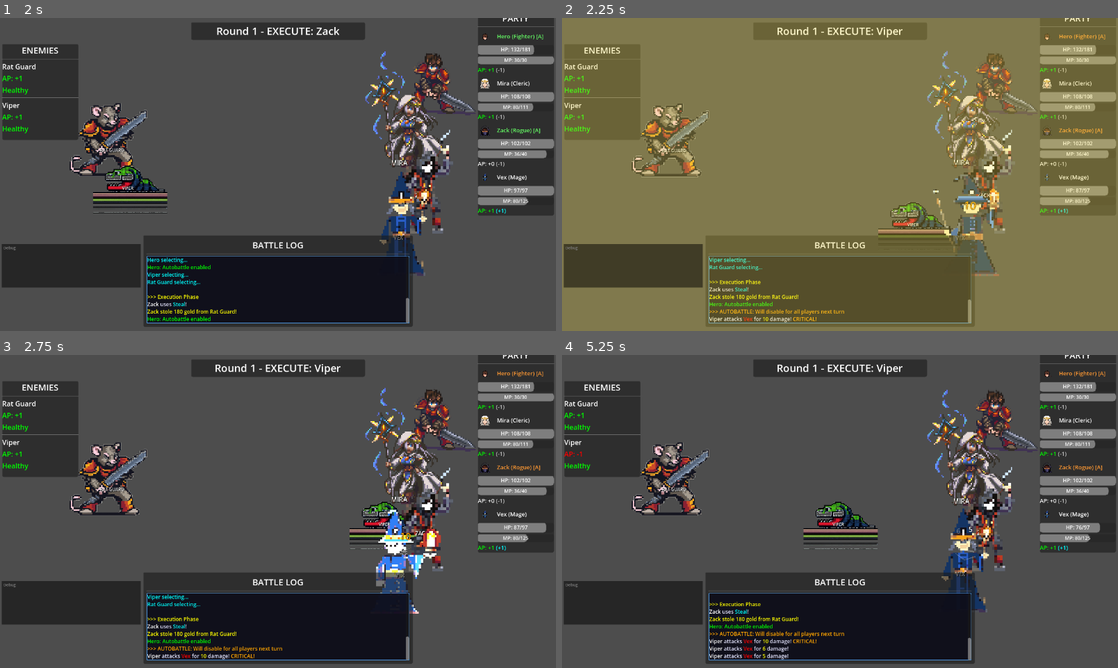
Above: before the commit, frames 1-4 (two rows, left to right).
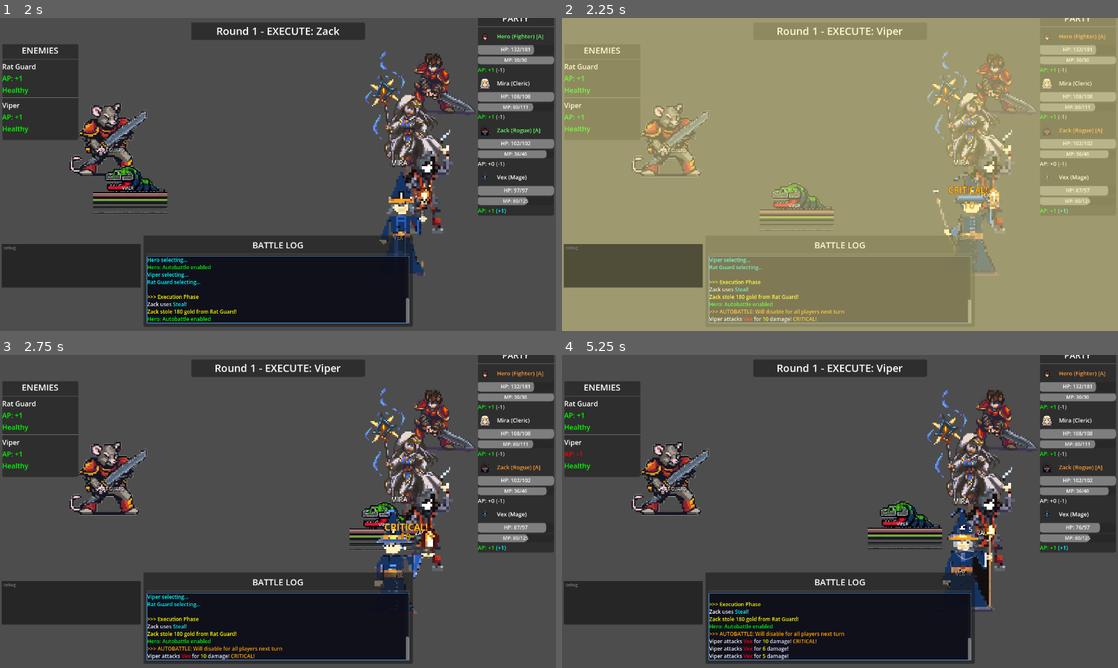
Above: after the commit, the same moments.

Repository: struktured-labs/cowardly-irregular
Game: Godot game, scene res://src/battle/BattleScene.tscn
Same seed, same stepped clock (60 frames per second), same inputs: the game is played once before the commit and once after it. This scene is started directly instead of the project's main scene.
Inputs (mouse positions are in pixels of both pictures, inside the frame that each line leads up to):
- Up to frame 1 (2 s): tap Enter at 0.5 s; move the mouse to (400, 158) at 0.52 s; hold Right (ui_right) 0.53-1.25 s; hold R (battle_advance) 0.53-1.25 s; click (400, 158) at 0.67 s; tap Z (ui_accept) at 0.77, 1.07 s; drag from (166, 190) to (250, 237) at 1.27 s
- Up to frame 2 (2.25 s): move the mouse to (895, 105) at 2.02 s; hold Right (ui_right) from 2.03 s (still down); hold Tab (battle_toggle_auto) from 2.03 s (still down); click (895, 105) at 2.17 s
- Up to frame 3 (2.75 s): keep holding Right (ui_right); keep holding Tab (battle_toggle_auto)
- Up to frame 4 (5.25 s): release Right (ui_right) at 2.75 s; release Tab (battle_toggle_auto) at 2.75 s; drag from (812, 574) to (673, 464) at 2.77 s; move the mouse to (1006, 558) at 3.52 s; hold Left (ui_left) 3.53-4.25 s; tap E (camera_rotate_right) at 3.6 s; click (1006, 558) at 3.67 s; tap Z (ui_accept) at 3.77, 4.07 s; drag from (673, 464) to (756, 433) at 4.27 s; move the mouse to (867, 511) at 5.02 s; hold Down (ui_down) from 5.03 s (still down); tap Alt at 5.1 s; click (867, 511) at 5.17 s

Frame 1 is identical in both runs. In frame 2, 94% of the frame differs, in the area x 0-100%, y 0-100%; in frame 3, 2.9%; in frame 4, 4.9%.

Commit message:
feat: critical hit visual overhaul + battle results SFX
Critical hits: hitlag (80ms freeze), sprite flash, CRITICAL! banner,
screen flash, damage wobble. Crits now feel impactful.

Battle results SFX: level_up chime, gold_pickup coins, exp_tick pip.

Cherry-picked from cowir-battle + cowir-sfx.

Co-Authored-By: Claude Opus 4.6 (1M context) <noreply@anthropic.com>

Diff:
--- a/data/sfx_manifest.json
+++ b/data/sfx_manifest.json
@@ -253,6 +253,24 @@
       "prompt": "Digital void ambience, low electronic hum with occasional data crackle, quiet circuit board buzz, sparse glitchy artifacts in a vast empty digital space",
       "duration_seconds": 5.0,
       "prompt_influence": 0.6
+    },
+    "level_up": {
+      "file": "assets/audio/sfx/level_up.ogg",
+      "prompt": "Triumphant ascending chime cascade, bright crystalline notes climbing upward like a classic RPG level up jingle, magical sparkle reaching a satisfying peak note",
+      "duration_seconds": 1.5,
+      "prompt_influence": 0.7
+    },
+    "gold_pickup": {
+      "file": "assets/audio/sfx/gold_pickup.ogg",
+      "prompt": "Handful of gold coins clinking together, bright metallic jingling of treasure being collected, satisfying coin cascade into a pouch",
+      "duration_seconds": 1.0,
+      "prompt_influence": 0.7
+    },
+    "exp_tick": {
+      "file": "assets/audio/sfx/exp_tick.ogg",
+      "prompt": "Ultra short soft digital pip, tiny progress bar increment tick, minimal quiet blip like a meter filling up one notch",
+      "duration_seconds": 0.5,
+      "prompt_influence": 0.8
     },
     "boss_intro_stinger": {
       "file": "assets/audio/sfx/boss_intro_stinger.ogg",
--- a/src/battle/BattleResultsDisplay.gd
+++ b/src/battle/BattleResultsDisplay.gd
@@ -229,6 +229,10 @@
 			var char_delay = bar_fill_delay + char_idx * 0.3
 			var fill_duration = 0.8
 
+			# Tick sound when bar starts filling
+			if exp_gained > 0:
+				anim_tween.tween_callback(func(): SoundManager.play_ui("exp_tick")).set_delay(char_delay)
+
 			if leveled_up:
 				# Two-phase: fill to 100%, flash, then fill from 0% to new amount
 				var remaining_to_full = exp_to_next - exp_before
@@ -275,6 +279,7 @@
 			var lvl_delay = bar_fill_delay + char_idx * 0.3 + 0.5
 			anim_tween.tween_property(lvl_label, "modulate:a", 1.0, 0.2).set_delay(lvl_delay)
 			anim_tween.tween_callback(func(): SoundManager.play_music("stinger_level_up")).set_delay(lvl_delay)
+			anim_tween.tween_callback(func(): SoundManager.play_battle("level_up")).set_delay(lvl_delay)
 			# Pulse effect
 			anim_tween.tween_property(lvl_label, "scale", Vector2(1.15, 1.15), 0.1).set_delay(lvl_delay)
 			anim_tween.tween_property(lvl_label, "scale", Vector2(1.0, 1.0), 0.15).set_delay(lvl_delay + 0.1)
@@ -305,7 +310,7 @@
 			var display_gold = int(float(total_gold) * step / gold_steps)
 			anim_tween.tween_callback(func(): gold_label.text = "%d G" % display_gold).set_delay(gold_delay + gold_step_delay * step)
 		# Play coin sound at start of gold count
-		anim_tween.tween_callback(func(): SoundManager.play_ui("confirm")).set_delay(gold_delay)
+		anim_tween.tween_callback(func(): SoundManager.play_battle("gold_pickup")).set_delay(gold_delay)
 
 	# Bonuses section
 	if bonuses.size() > 0:
--- a/src/battle/BattleScene.gd
+++ b/src/battle/BattleScene.gd
@@ -2424,7 +2424,7 @@
 func _on_damage_dealt(target: Combatant, amount: int, is_crit: bool, element: String = "", elemental_mod: float = 1.0) -> void:
 	_results_display.on_damage_dealt(target, amount, is_crit)
 	if is_crit:
-		_flash_screen(Color(1.0, 0.9, 0.3, 0.4), 0.15)  # Gold flash for crits
+		_crit_visual_burst(target, amount)
 	if elemental_mod != 1.0 and element != "":
 		_spawn_elemental_indicator(target, element, elemental_mod)
 	# Skip hit sounds for abilities — ability sound already played at cast time
@@ -2481,6 +2481,58 @@
 func _on_healing_done(target: Combatant, amount: int) -> void:
 	_results_display.on_healing_done(target, amount)
 	SoundManager.play_battle("heal")
+
+
+func _crit_visual_burst(target: Combatant, _amount: int) -> void:
+	"""Full critical hit visual package — screen flash, hitlag, sprite flash, banner"""
+	# 1. Bright white-gold screen flash (more dramatic than normal hit)
+	_flash_screen(Color(1.0, 0.95, 0.6, 0.5), 0.2)
+
+	# 2. Hitlag — brief time freeze for impact (80ms at 10% speed)
+	var prev_scale = Engine.time_scale
+	Engine.time_scale = 0.1
+	var hitlag_tween = create_tween()
+	hitlag_tween.set_process_mode(Tween.TWEEN_PROCESS_PHYSICS)
+	hitlag_tween.tween_callback(func(): Engine.time_scale = prev_scale).set_delay(0.008)  # 80ms real time at 0.1x
+
+	# 3. Target sprite white flash
+	var sprite = _get_combatant_sprite(target)
+	if sprite and is_instance_valid(sprite):
+		var orig_modulate = sprite.modulate
+		sprite.modulate = Color(3.0, 3.0, 3.0, 1.0)  # Bright white flash (HDR)
+		var flash_tween = create_tween()
+		flash_tween.tween_property(sprite, "modulate", orig_modulate, 0.15).set_delay(0.05)
+
+	# 4. "CRITICAL!" banner above target
+	var pos = _results_display._get_combatant_sprite_position(target)
+	if pos != Vector2.ZERO:
+		_spawn_crit_banner(pos)
+
+
+func _spawn_crit_banner(pos: Vector2) -> void:
+	"""Spawn a large 'CRITICAL!' text that scales up and fades"""
+	var label = Label.new()
+	label.text = "CRITICAL!"
+	label.add_theme_font_size_override("font_size", 22)
+	label.add_theme_color_override("font_color", Color(1.0, 0.8, 0.1))
+	label.add_theme_constant_override("outline_size", 3)
+	label.add_theme_color_override("font_outline_color", Color(0.6, 0.2, 0.0))
+	label.horizontal_alignment = HORIZONTAL_ALIGNMENT_CENTER
+	label.position = pos + Vector2(-45, -70)
+	label.z_index = 110
+	label.pivot_offset = Vector2(45, 10)  # Center pivot for scale
+	label.scale = Vector2(0.3, 0.3)
+	label.mouse_filter = Control.MOUSE_FILTER_IGNORE
+	add_child(label)
+
+	var tween = create_tween()
+	# Pop in: scale 0.3 -> 1.2 -> 1.0
+	tween.tween_property(label, "scale", Vector2(1.2, 1.2), 0.08).set_trans(Tween.TRANS_BACK).set_ease(Tween.EASE_OUT)
+	tween.tween_property(label, "scale", Vector2(1.0, 1.0), 0.06)
+	# Hold, then float up and fade
+	tween.tween_property(label, "position:y", pos.y - 100, 0.6).set_delay(0.2)
+	tween.parallel().tween_property(label, "modulate:a", 0.0, 0.4).set_delay(0.4)
+	tween.tween_callback(label.queue_free)
 
 
 func _flash_screen(color: Color, duration: float) -> void:
--- a/src/ui/DamageNumber.gd
+++ b/src/ui/DamageNumber.gd
@@ -107,17 +107,20 @@
 
 
 func _crit_wobble_effect() -> void:
-	"""Crit numbers get a rotation wobble of ±10 degrees"""
+	"""Crit numbers get a dramatic rotation wobble + color cycle"""
 	if _polish_tween and _polish_tween.is_valid():
 		_polish_tween.kill()
 	_polish_tween = create_tween()
-	var wobble_deg = deg_to_rad(10.0)
-	# Quick wobble: 0 -> +10 -> -10 -> +6 -> -6 -> 0 over lifetime
-	_polish_tween.tween_property(_label, "rotation", wobble_deg, 0.08)
-	_polish_tween.tween_property(_label, "rotation", -wobble_deg, 0.12)
-	_polish_tween.tween_property(_label, "rotation", deg_to_rad(6.0), 0.1)
-	_polish_tween.tween_property(_label, "rotation", deg_to_rad(-6.0), 0.1)
-	_polish_tween.tween_property(_label, "rotation", 0.0, 0.12)
+	var wobble_deg = deg_to_rad(15.0)
+	# Quick wobble: 0 -> +15 -> -15 -> +8 -> -8 -> 0 over lifetime
+	_polish_tween.tween_property(_label, "rotation", wobble_deg, 0.06)
+	_polish_tween.tween_property(_label, "rotation", -wobble_deg, 0.10)
+	_polish_tween.tween_property(_label, "rotation", deg_to_rad(8.0), 0.08)
+	_polish_tween.tween_property(_label, "rotation", deg_to_rad(-8.0), 0.08)
+	_polish_tween.tween_property(_label, "rotation", 0.0, 0.10)
+	# Color cycle: orange -> yellow-white -> orange for extra punch
+	_polish_tween.parallel().tween_property(_label, "theme_override_colors/font_color", Color(1.0, 1.0, 0.7), 0.08)
+	_polish_tween.tween_property(_label, "theme_override_colors/font_color", Color.ORANGE, 0.15)
 
 
 func _heal_bounce_effect() -> void:
Not shown, added: assets/audio/sfx/exp_tick.ogg
Not shown, added: assets/audio/sfx/gold_pickup.ogg
Not shown, added: assets/audio/sfx/level_up.ogg
